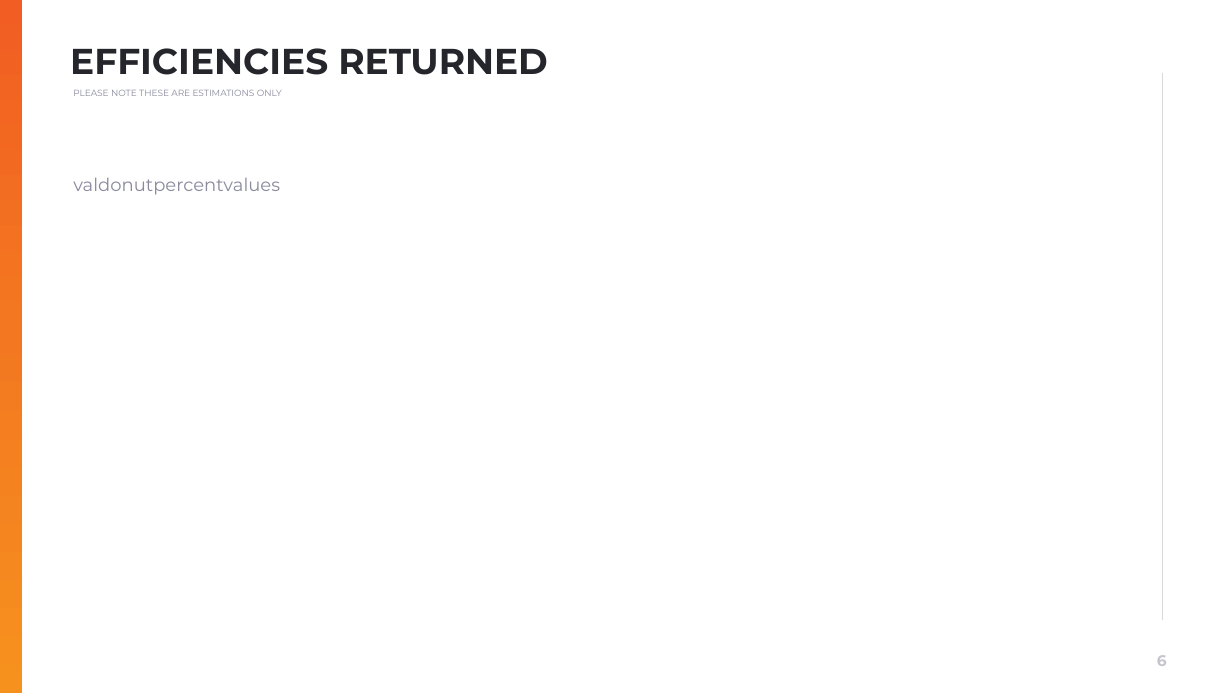
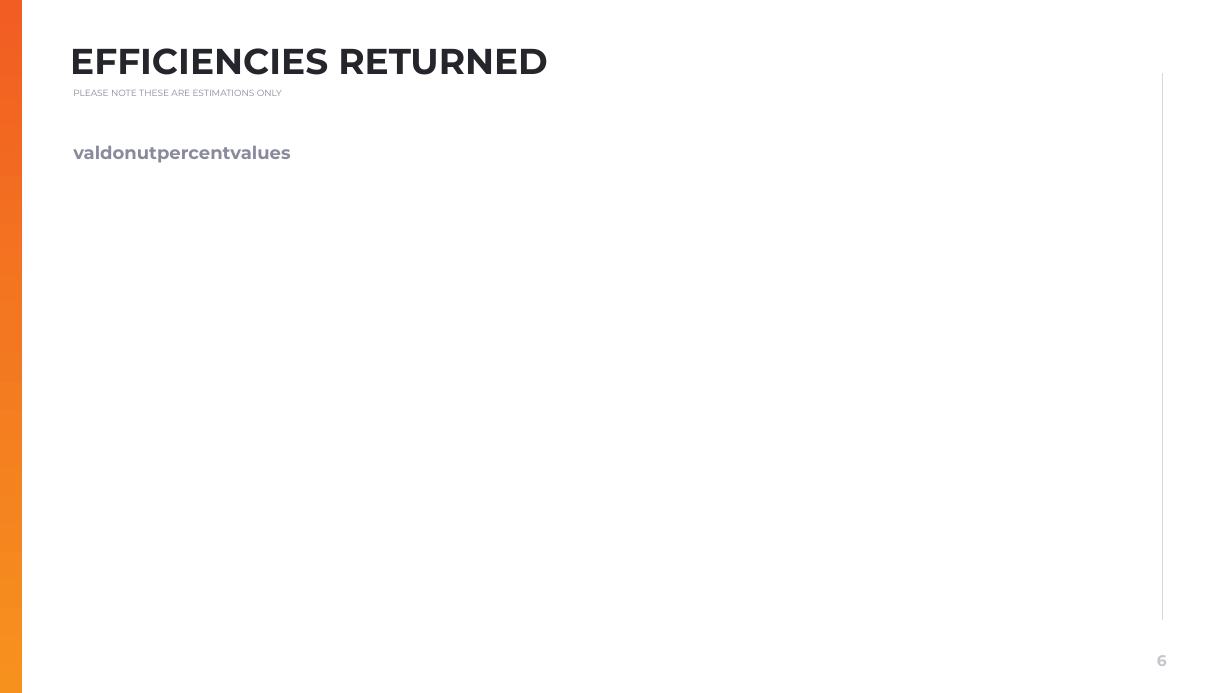
Before and after one commit to muratozdemirpiblo/ppt-api, a slide deck: slide 6 of sales.pptx. Drawn at 1232x693 pixels with LibreOffice and Linux fonts; fonts in the diff are those of the drawing; background and template pictures are left out. Boxes give left, top, right and bottom in pixels: in the first picture for what was removed or moved away, otherwise in the second. Text is boxed around its words. In the diff, an @@ line names an element or a change of style, - is before the commit and + after.

```diff
--- a/sales.pptx
+++ b/sales.pptx
@@ text "valdonutpercentvalues" at (73,145,290,163): bold on @@
```
Also in this commit, not shown: 2 other files.
